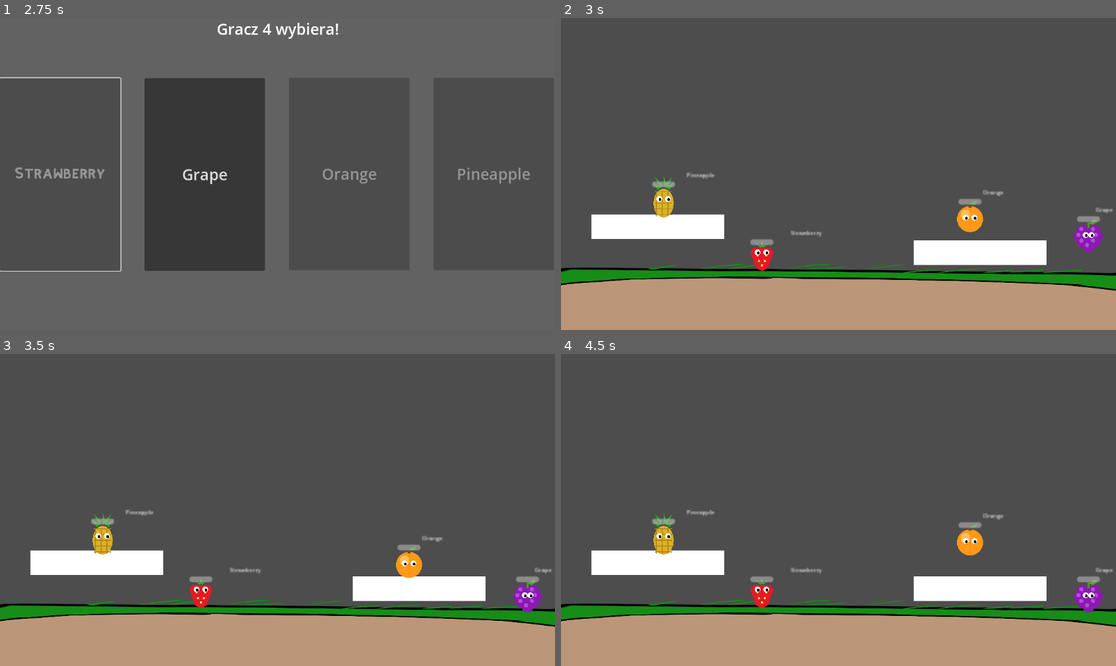
Above: before the commit, frames 1-4 (two rows, left to right).
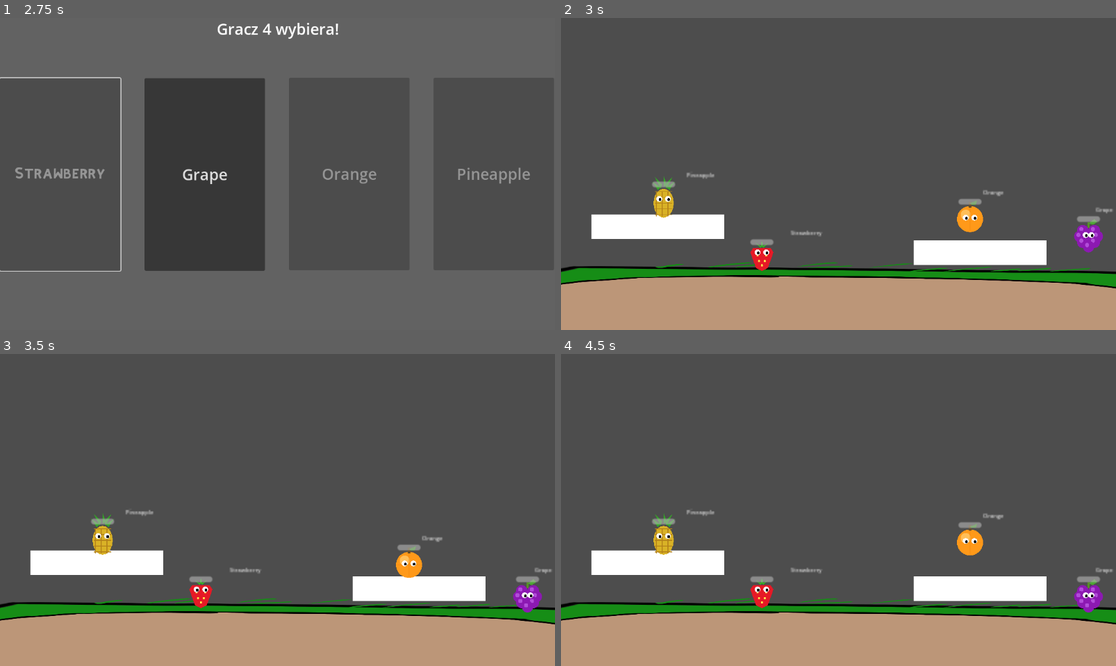
Above: after the commit, the same moments.

Repository: mamamd3/Fruit-Game
Game: Godot game, scene res://scenes/ui/choose_character.tscn
Two runs of this game, one before a commit and one after it. Both use one fixed random seed, a clock stepped at 60 frames per second and the inputs below.
Inputs (mouse positions are in pixels of both pictures, inside the frame that each line leads up to):
- Up to frame 1 (2.75 s): click "Orange" at 0.5 s; click "Pineapple" at 1.25 s; click "Strawberry" at 2 s
- Up to frame 2 (3 s): click "Grape" at 2.75 s
- Up to frame 3 (3.5 s): no input
- Up to frame 4 (4.5 s): tap Enter at 3.5 s; move the mouse to (960, 494) at 3.52 s; tap Space at 4.25 s; move the mouse to (727, 525) at 4.27 s

Frame 1 is identical in both runs. In frame 2, 2.5% of the frame differs, in the area x 0-100%, y 78-88%; in frame 3, 2.4%; in frame 4, 2.4%.

Commit message:
Enable Copilot plugin; tweak sprite position
Enable the copilot-advanced editor plugin in project.godot (adds editor_plugins.enabled = res://addons/copilot-advanced/plugin.cfg). Also adjust Sprite2D position in scenes/main_game.tscn from Vector2(199, 51) to Vector2(204, 50) to correct its placement under Terrain/Ground.

Diff:
--- a/project.godot
+++ b/project.godot
@@ -23,6 +23,10 @@
 
 version_control/plugin_name="GitPlugin"
 version_control/autoload_on_startup=true
+
+[editor_plugins]
+
+enabled=PackedStringArray("res://addons/copilot-advanced/plugin.cfg")
 
 [global_group]
 
--- a/scenes/main_game.tscn
+++ b/scenes/main_game.tscn
@@ -25,7 +25,7 @@
 shape = SubResource("RectangleShape2D_11geg")
 
 [node name="Sprite2D" type="Sprite2D" parent="Terrain/Ground"]
-position = Vector2(199, 51)
+position = Vector2(204, 50)
 rotation = 1.5708
 scale = Vector2(0.1, 0.540986)
 texture = ExtResource("2_rfufc")
